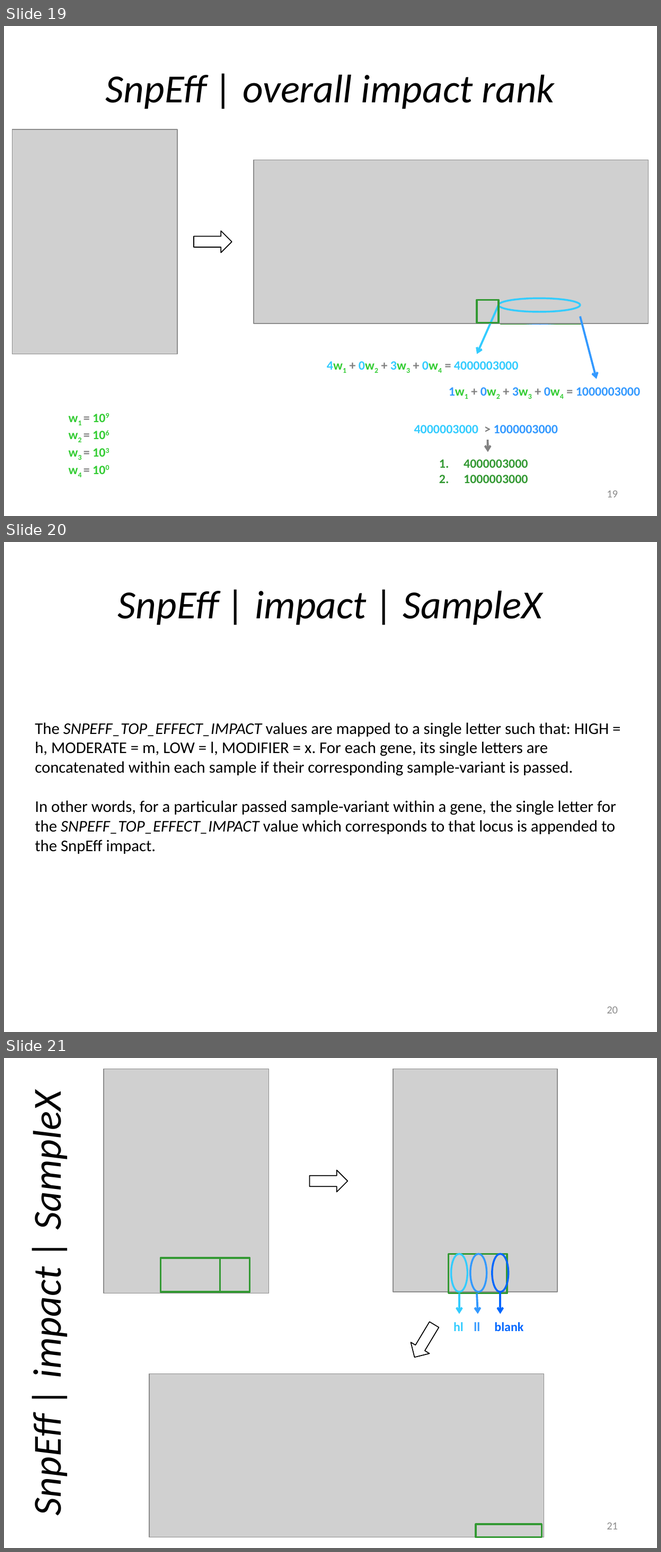
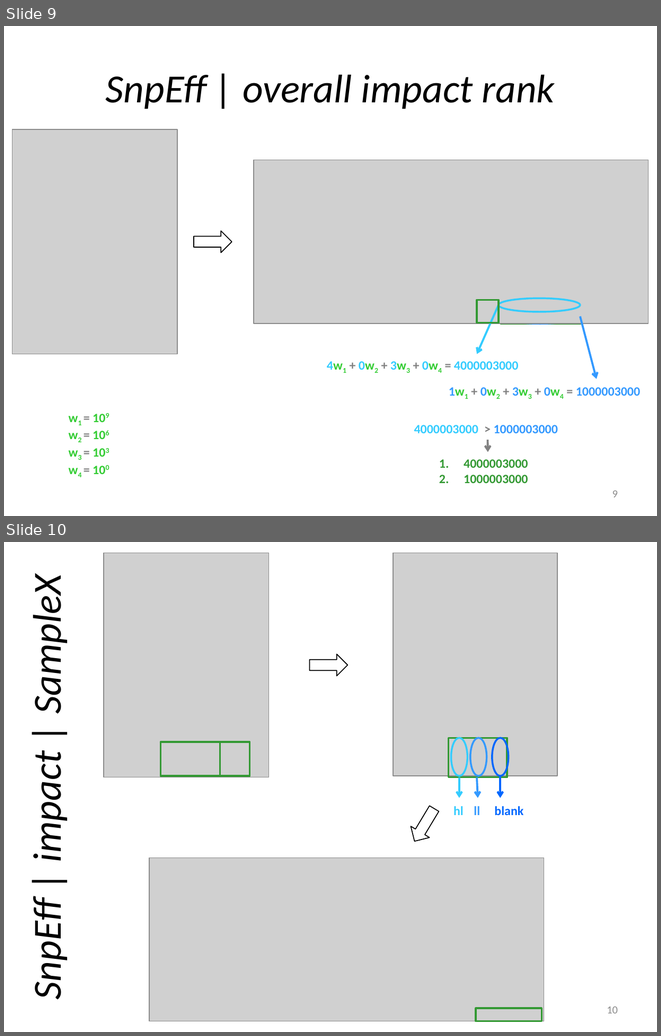
Before and after one commit to umich-brcf-bioinf/GeneRollup, a slide deck: doc/overview_source.pptx. Shown one above the other, each under a label of ours: slides 19, 20 and 21 before the commit, slides 9 and 10 after it. The pictures are 661x1552 and 661x1036 pixels, drawn with LibreOffice and Linux fonts; fonts in the diff are those of the drawing; grey boxes stand for pictures. Boxes give left, top, right and bottom in pixels: in the first picture for what was removed or moved away, otherwise in the second. Text is boxed around its words. In the diff, an @@ line names an element or a change of style, - is before the commit and + after.

```diff
--- a/doc/overview_source.pptx
+++ b/doc/overview_source.pptx
@@ slide 20 removed at <box>4,542,657,1032</box>, background #FFFFFF @@
@@ title removed at <box>118,590,542,625</box> @@
-SnpEff | impact | SampleX
@@ text removed at <box>35,722,616,854</box> @@
-The SNPEFF_TOP_EFFECT_IMPACT values are mapped to a single letter such that: HIGH = h, MODERATE = m, LOW = l, MODIFIER = x. For each gene, its single letters are concatenated within each sample if their corresponding sample-variant is passed.
-In other words, for a particular passed sample-variant within a gene, the single letter for the SNPEFF_TOP_EFFECT_IMPACT value which corresponds to that locus is appended to the SnpEff impact.
@@ page number removed at <box>607,1006,618,1013</box> @@
-20
@@ what was slide 19 is now slide 9 @@
@@ page number at <box>612,490,618,497</box>: text changed @@
-19
+9
@@ what was slide 21 is now slide 10 @@
@@ page number at <box>607,1006,618,1013</box>: text changed @@
-21
+10
```
Also in this commit, not shown: 1 slide changed, 10 other slides removed, 1 other file.
